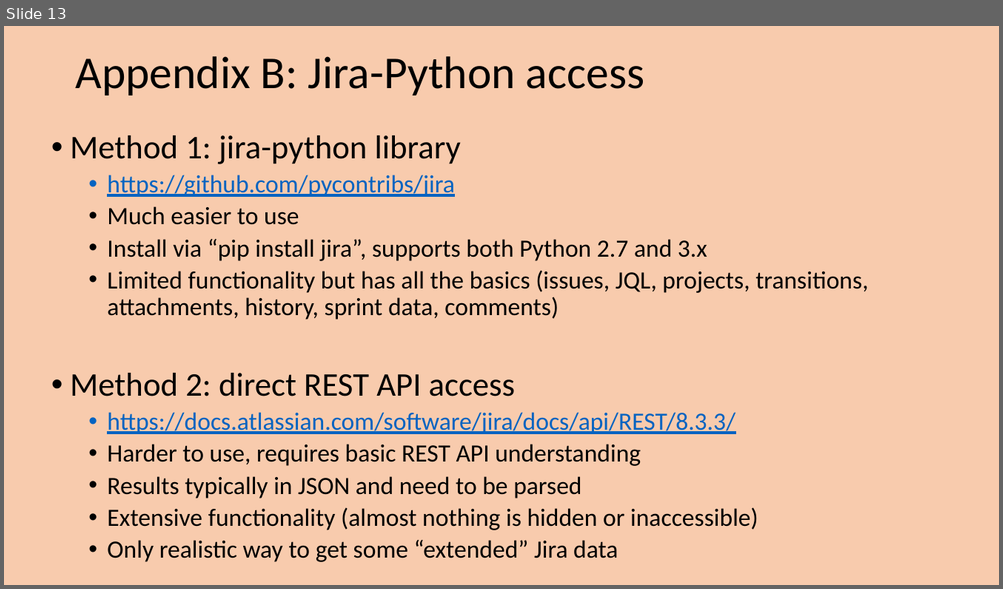
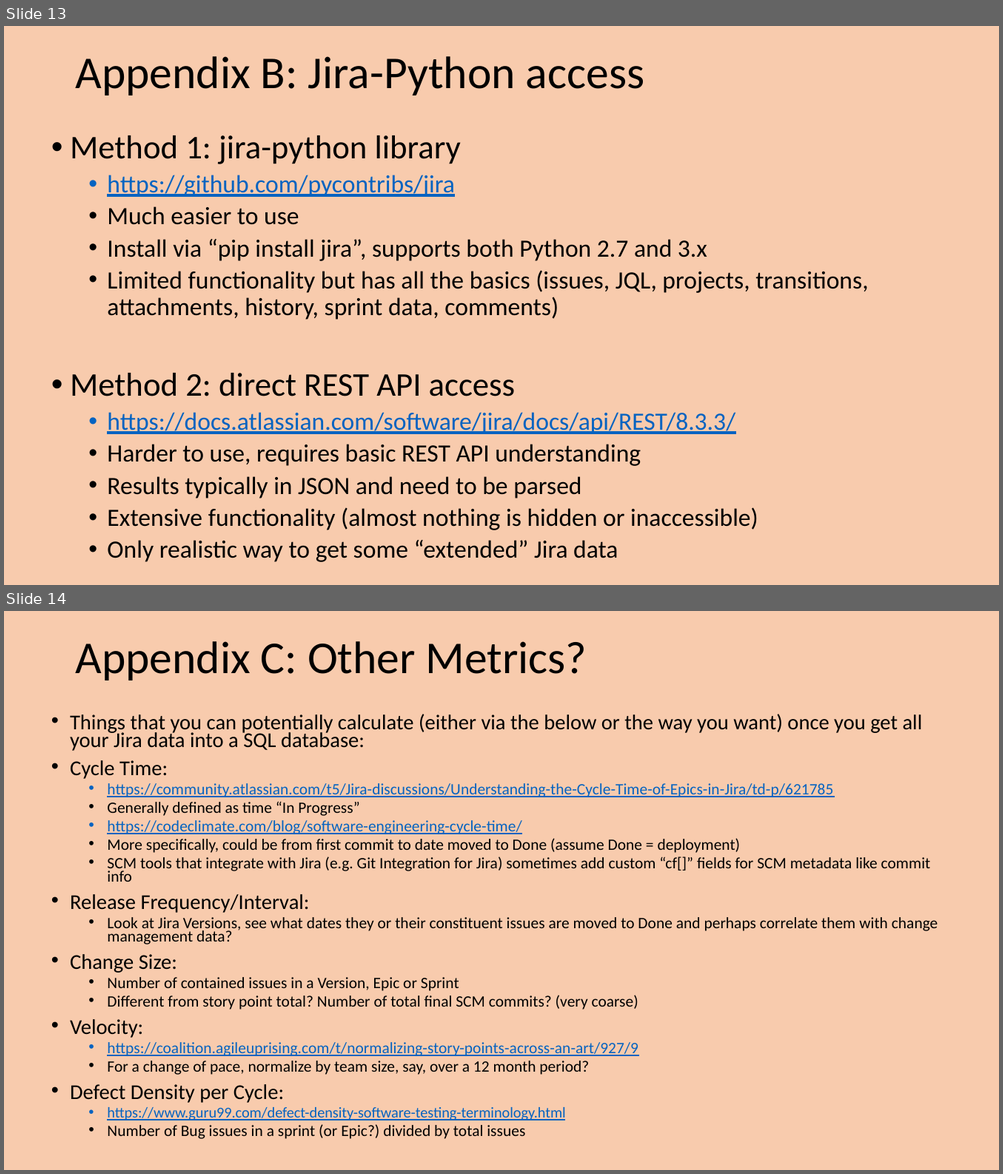
Before and after one commit to bobk/azurejirametrics, a slide deck: docs/Simple Jira Agile Metrics via Python and SQL (and Azure).pptx. Shown one above the other, each under a label of ours: slide 13 before the commit, slides 13 and 14 after it. The pictures are 1003x589 and 1003x1174 pixels, drawn with LibreOffice and Linux fonts; fonts in the diff are those of the drawing. Boxes give left, top, right and bottom in pixels: in the first picture for what was removed or moved away, otherwise in the second. Text is boxed around its words. In the diff, an @@ line names an element or a change of style, - is before the commit and + after.

Commit message:
useful URLs that discuss potential metrics calculations

```diff
--- a/docs/Simple Jira Agile Metrics via Python and SQL (and Azure).pptx
+++ b/docs/Simple Jira Agile Metrics via Python and SQL (and Azure).pptx
@@ slide 14 added at (4, 611, 999, 1170), background #F8CBAD @@
@@ title added at (76, 641, 587, 681), 44 pt, text #000000 @@
+Appendix C: Other Metrics?
@@ text added at (70, 714, 938, 1139), 15.3 pt, text #000000 @@
+• Things that you can potentially calculate (either via the below or the way you want) once you get all your Jira data into a SQL database:
+• Cycle Time:
+  • https://community.atlassian.com/t5/Jira-discussions/Understanding-the-Cycle-Time-of-Epics-in-Jira/td-p/621785
+  • Generally defined as time “In Progress”
+  • https://codeclimate.com/blog/software-engineering-cycle-time/
+  • More specifically, could be from first commit to date moved to Done (assume Done = deployment)
+  • SCM tools that integrate with Jira (e.g. Git Integration for Jira) sometimes add custom “cf[]” fields for SCM metadata like commit info
+• Release Frequency/Interval:
+  • Look at Jira Versions, see what dates they or their constituent issues are moved to Done and perhaps correlate them with change management data?
+• Change Size:
+  • Number of contained issues in a Version, Epic or Sprint
+  • Different from story point total? Number of total final SCM commits? (very coarse)
+• Velocity:
+  • https://coalition.agileuprising.com/t/normalizing-story-points-across-an-art/927/9
+  • For a change of pace, normalize by team size, say, over a 12 month period?
+• Defect Density per Cycle:
+  • https://www.guru99.com/defect-density-software-testing-terminology.html
+  • Number of Bug issues in a sprint (or Epic?) divided by total issues
```
Also in this commit, not shown: 2 slides changed, 1 other slide added.
